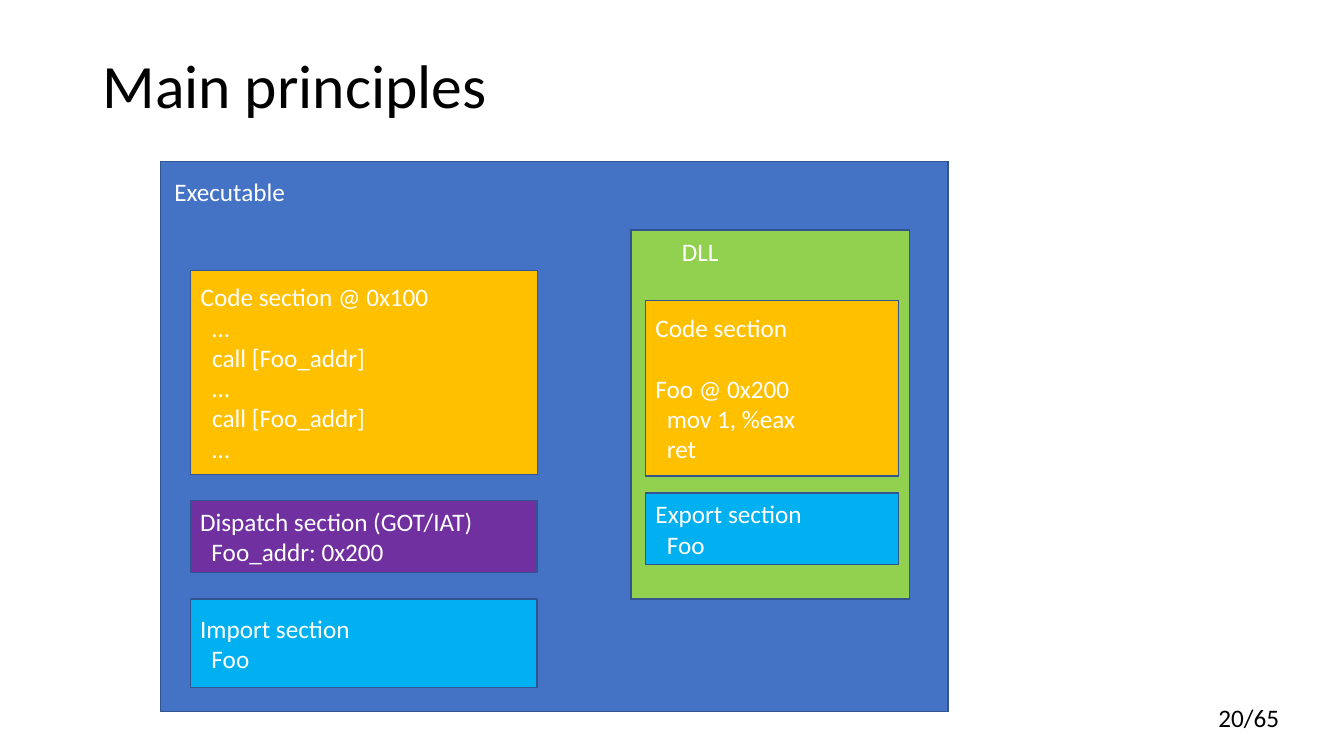
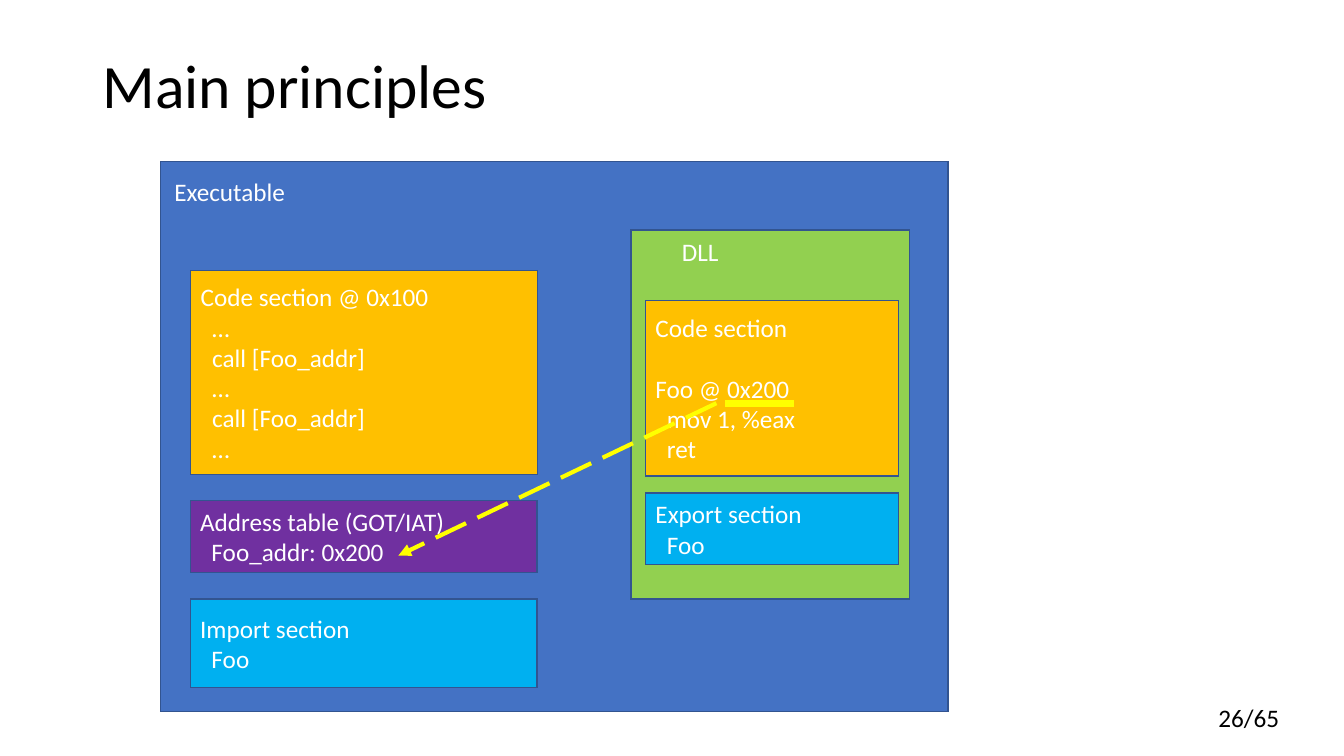
Before and after one commit to yugr/CppRussia, a slide deck: slide 26 of 2024/EN.pptx (slide 20 before the commit). Drawn at 1344x756 pixels with LibreOffice and Linux fonts; fonts in the diff are those of the drawing. Boxes give left, top, right and bottom in pixels: in the first picture for what was removed or moved away, otherwise in the second. Text is boxed around its words. In the diff, an @@ line names an element or a change of style, - is before the commit and + after.

```diff
--- a/2024/EN.pptx
+++ b/2024/EN.pptx
@@ arrow added from (717, 403) to (398, 556), #FFFF00 3 pt dashed @@
@@ line added from (725, 403) to (795, 403), #FFFF00 5 pt @@
@@ text in rectangle at [200,512,444,537]: text changed @@
-Dispatch section (GOT/IAT)
+Address table (GOT/IAT)
@@ page number at [1218,709,1279,728]: text changed @@
-20/65
+26/65
```
Also in this commit, not shown: 17 other slides changed, 12 slides added, 2 slides removed.
